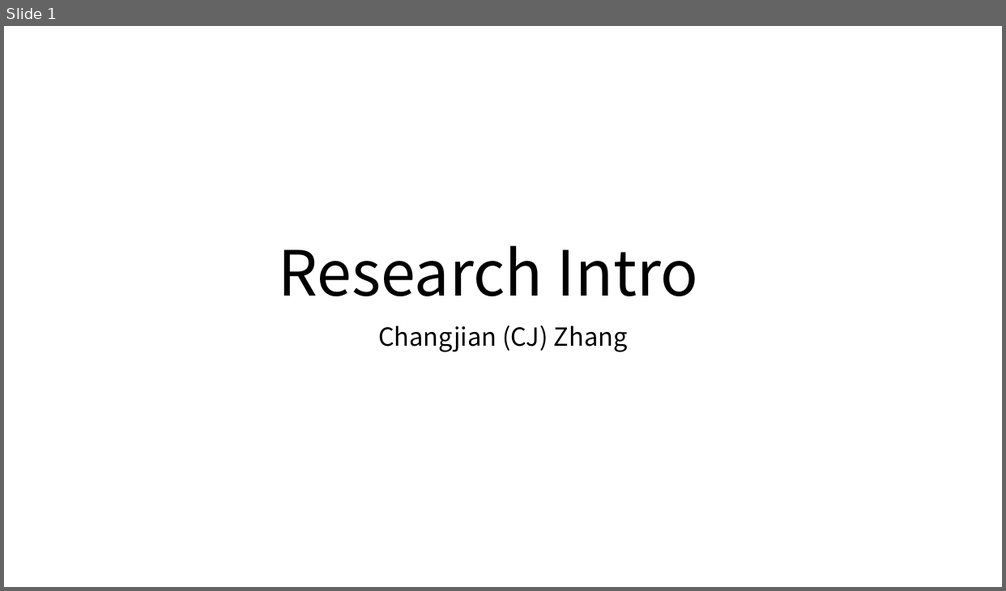
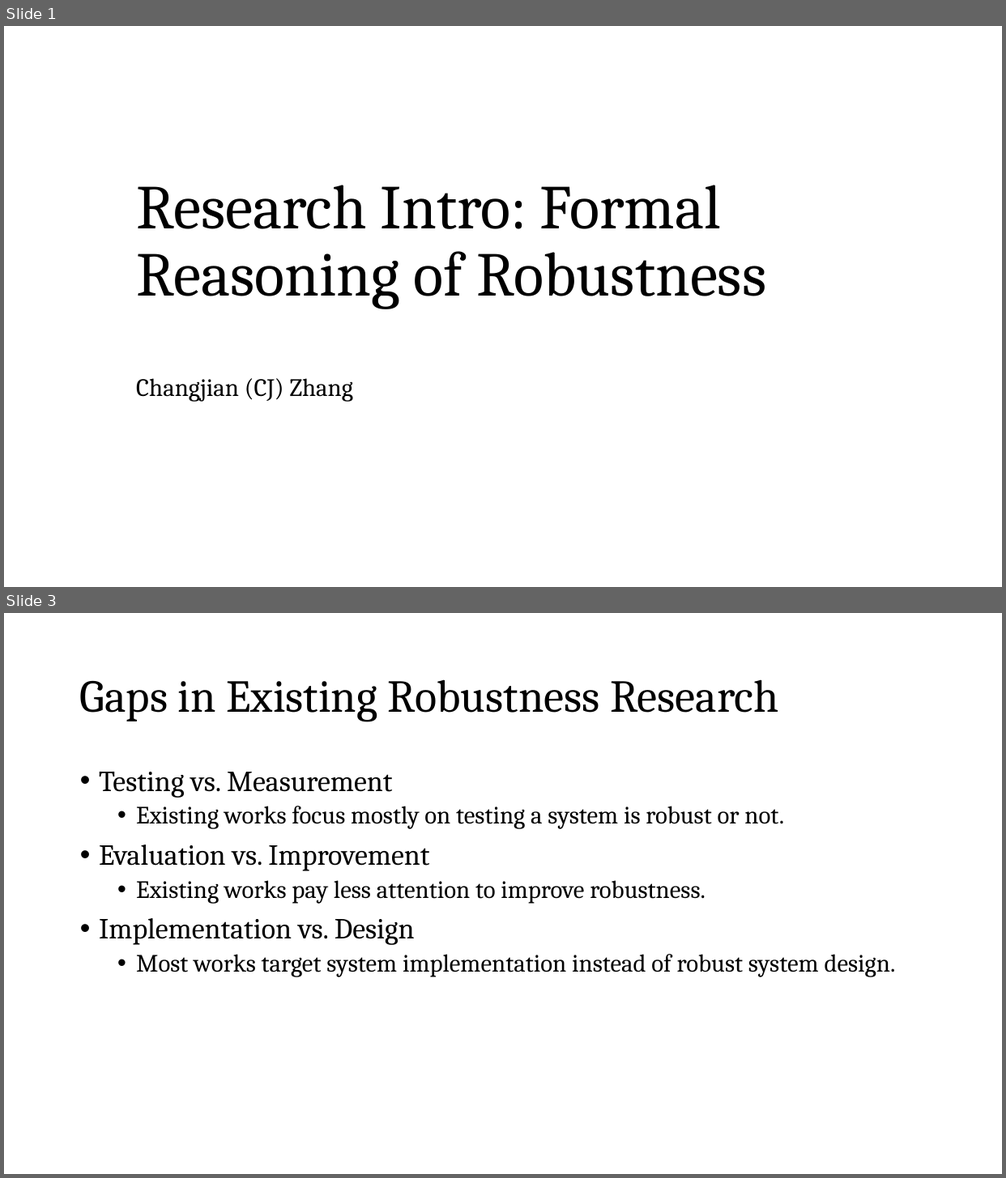
Before and after one commit to SteveZhangBit/SteveZhangBit.github.io, a slide deck: statics/slides/2022-Fall-Research Intro-CJ.pptx. Shown one above the other, each under a label of ours: slide 1 before the commit, slides 1 and 3 after it; the slides between them are not shown. The pictures are 1006x591 and 1006x1178 pixels, drawn with LibreOffice and Linux fonts; fonts in the diff are those of the drawing. Boxes give left, top, right and bottom in pixels: in the first picture for what was removed or moved away, otherwise in the second. Text is boxed around its words. In the diff, an @@ line names an element or a change of style, - is before the commit and + after.

Commit message:
Update research intro and practicum talk

```diff
--- a/statics/slides/2022-Fall-Research Intro-CJ.pptx
+++ b/statics/slides/2022-Fall-Research Intro-CJ.pptx
@@ slide 3 added at [4, 613, 1002, 1174], background #FFFFFF @@
@@ title added at [80, 679, 779, 722], 44 pt, text #000000 @@
+Gaps in Existing Robustness Research
@@ text added at [99, 772, 896, 977], 24 pt, text #000000 @@
+• Testing vs. Measurement
+  • Existing works focus mostly on testing a system is robust or not.
+• Evaluation vs. Improvement
+  • Existing works pay less attention to improve robustness.
+• Implementation vs. Design
+  • Most works target system implementation instead of robust system design.
@@ slide 1 changed as well @@
@@ title at [136, 185, 766, 310]: text changed; font Noto Sans CJK SC to Cambria @@
-Research Intro
+Research Intro: Formal Reasoning of Robustness
@@ subtitle "Changjian (CJ) Zhang" at [136, 378, 354, 402]: font Noto Sans CJK SC to Cambria; alignment centre to left; vertical alignment top to middle @@
```
Also in this commit, not shown: 15 other slides changed, 7 other slides added, 2 slides removed, 1 other file.
